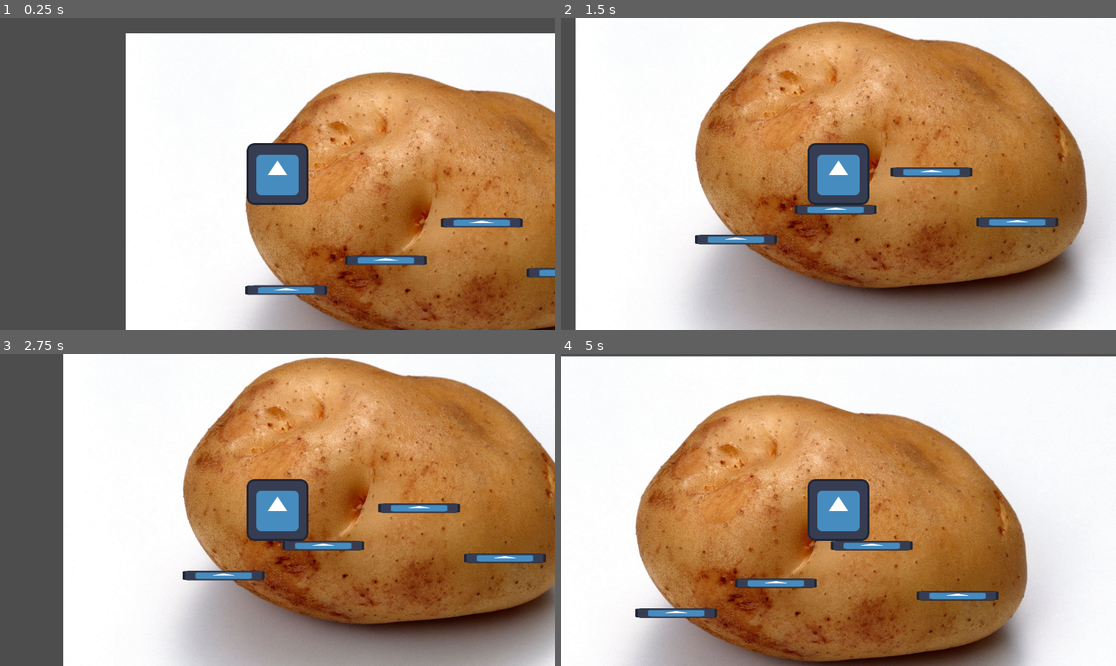
Above: before the commit, frames 1-4 (two rows, left to right).
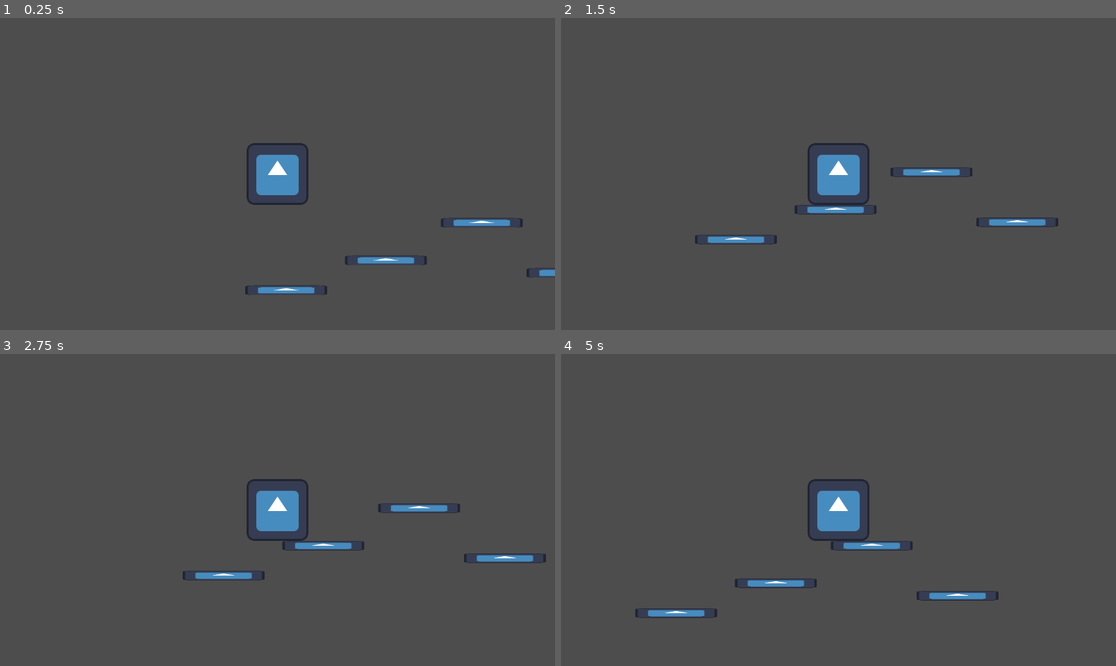
Above: after the commit, the same moments.

Repository: PxlHeartDev/KippieLecture
Game: Godot game, scene res://scenes/levels/level_1.tscn
Two runs of this game, one before a commit and one after it. Both use one fixed random seed, a clock stepped at 60 frames per second and the inputs below. The engine's default icon, where the game draws it, is replaced by a stand-in: a white triangle on a blue panel in a dark square.
Inputs:
- Up to frame 1 (0.25 s): no input
- Up to frame 2 (1.5 s): tap Enter (ui_accept) at 0.5, 0.77 s; hold Right (ui_right) from 0.53 s (still down)
- Up to frame 3 (2.75 s): tap Enter (ui_accept) at 1.52 s; release Right (ui_right) at 2.03 s; hold Left (ui_left) from 2.03 s (still down)
- Up to frame 4 (5 s): release Left (ui_left) at 2.78 s; hold Right (ui_right) 2.78-4.28 s; tap Enter (ui_accept) at 3.02, 3.77, 4.52 s; hold Left (ui_left) from 4.28 s (still down)

The runs differ from the first frame. In frame 1, 70% of the frame differs, in the area x 22-100%, y 4-100%; in frame 2, 93%; in frame 3, 84%; in frame 4, 95%, in the area x 0-100%, y 0-100%.

Commit message:
Week 3
Health component

Diff:
--- /dev/null
+++ b/Project/scenes/components/health_component.gd
@@ -0,0 +1,16 @@
+extends Node
+
+signal died
+
+var health: int = 10
+var max_health: int = 10
+
+func damage(amount: int) -> void:
+	health = health - amount
+
+	if health <= 0:
+		on_died()
+
+func on_died() -> void:
+	died.emit()
+	print("This thing has died")
--- /dev/null
+++ b/Project/scenes/components/health_component.tscn
@@ -0,0 +1,6 @@
+[gd_scene load_steps=2 format=3 uid="uid://bof3378r34seu"]
+
+[ext_resource type="Script" uid="uid://cx50wk0cxd8ax" path="res://scenes/components/health_component.gd" id="1_2wcl1"]
+
+[node name="HealthComponent" type="Node"]
+script = ExtResource("1_2wcl1")
--- a/Project/scenes/levels/level_1.tscn
+++ b/Project/scenes/levels/level_1.tscn
@@ -1,15 +1,9 @@
-[gd_scene load_steps=4 format=3 uid="uid://depfxl26qrfva"]
+[gd_scene load_steps=3 format=3 uid="uid://depfxl26qrfva"]
 
 [ext_resource type="PackedScene" uid="uid://ctaqj2ugemke7" path="res://scenes/player.tscn" id="1_ksju7"]
-[ext_resource type="Texture2D" uid="uid://capuvww2ir4id" path="res://background.jpg" id="1_nsrm0"]
 [ext_resource type="PackedScene" uid="uid://kvshsvnc8uf0" path="res://scenes/objects/platform.tscn" id="2_6iamk"]
 
 [node name="Level1" type="Node2D"]
-
-[node name="Background" type="Sprite2D" parent="."]
-position = Vector2(595.00006, 332)
-scale = Vector2(0.66523623, 0.66523623)
-texture = ExtResource("1_nsrm0")
 
 [node name="Player" parent="." instance=ExtResource("1_ksju7")]
 position = Vector2(271, 196)
--- a/Project/scenes/player.gd
+++ b/Project/scenes/player.gd
@@ -1,8 +1,12 @@
 extends CharacterBody2D
 
+@onready var health_component: Node = $HealthComponent
 
 const SPEED = 300.0
 const JUMP_VELOCITY = -400.0
+
+func _ready() -> void:
+	health_component.died.connect(died)
 
 func _physics_process(delta: float) -> void:
 	# Add the gravity.
@@ -22,3 +26,6 @@
 		velocity.x = move_toward(velocity.x, 0, SPEED)
 
 	move_and_slide()
+
+func died() -> void:
+	print("omg the player has died")
--- a/Project/scenes/player.tscn
+++ b/Project/scenes/player.tscn
@@ -1,7 +1,8 @@
-[gd_scene load_steps=4 format=3 uid="uid://ctaqj2ugemke7"]
+[gd_scene load_steps=5 format=3 uid="uid://ctaqj2ugemke7"]
 
 [ext_resource type="Texture2D" uid="uid://hv32uqmgy58b" path="res://icon.svg" id="1_3vyb7"]
 [ext_resource type="Script" uid="uid://migjxyope1xc" path="res://scenes/player.gd" id="1_g2els"]
+[ext_resource type="PackedScene" uid="uid://bof3378r34seu" path="res://scenes/components/health_component.tscn" id="3_qhqgy"]
 
 [sub_resource type="RectangleShape2D" id="RectangleShape2D_g2els"]
 size = Vector2(128, 128)
@@ -14,3 +15,5 @@
 
 [node name="CollisionShape2D" type="CollisionShape2D" parent="."]
 shape = SubResource("RectangleShape2D_g2els")
+
+[node name="HealthComponent" parent="." instance=ExtResource("3_qhqgy")]
Not shown, added: Project/scenes/components/health_component.gd.uid
